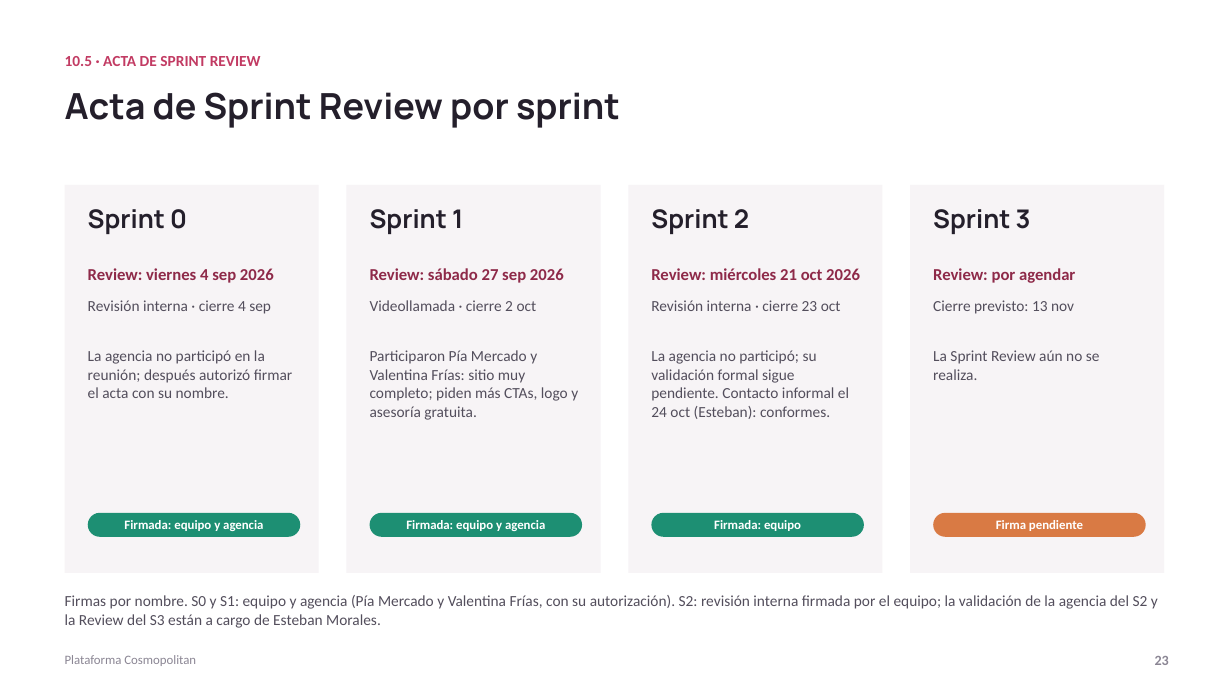
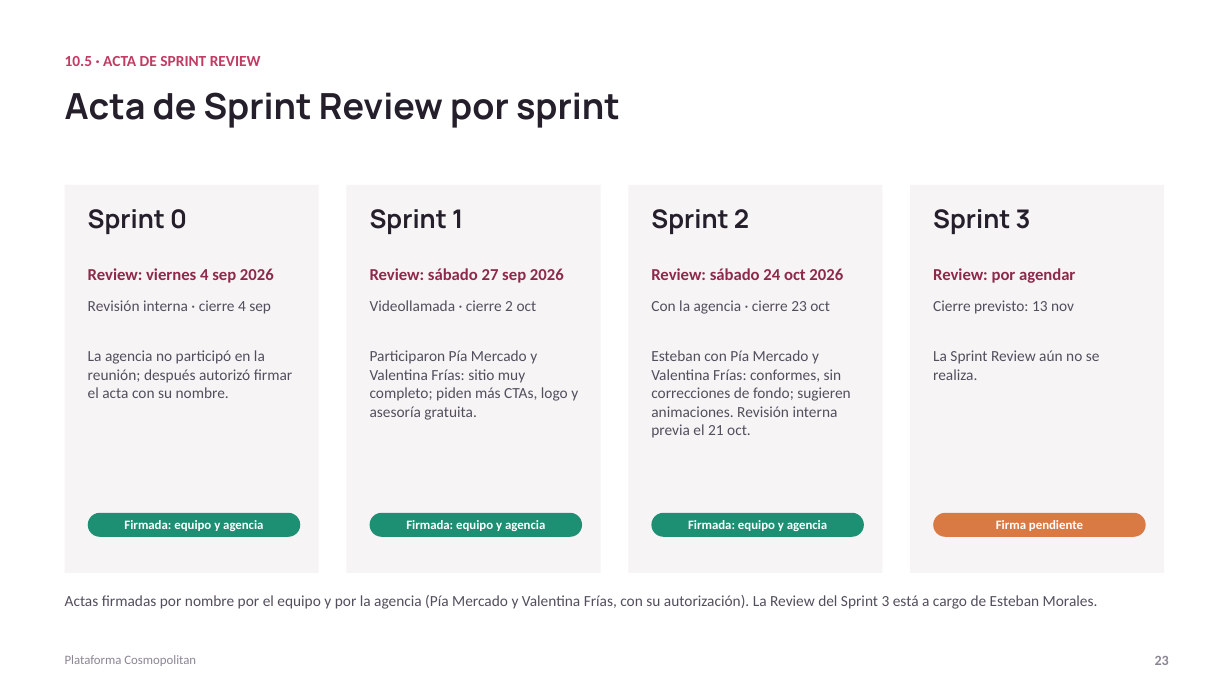
Before and after one commit to ChristianCuadra/capstone, a slide deck: slide 23 of Fase 2/Evidencias Proyecto/Presentación Proyecto.pptx. Drawn at 1232x693 pixels with LibreOffice and Linux fonts; fonts in the diff are those of the drawing. Boxes give left, top, right and bottom in pixels: in the first picture for what was removed or moved away, otherwise in the second. Text is boxed around its words. In the diff, an @@ line names an element or a change of style, - is before the commit and + after.

Commit message:
Sprint Review S2 con la agencia el 24 oct: acta con firmas de la agencia; Registro S2, Incrementos S2 y S3, Kanban y Sprint Backlog S3 y presentación al día

```diff
--- a/Fase 2/Evidencias Proyecto/Presentación Proyecto.pptx
+++ b/Fase 2/Evidencias Proyecto/Presentación Proyecto.pptx
@@ text at [651, 268, 843, 280]: text changed @@
-Review: miércoles 21 oct 2026
+Review: sábado 24 oct 2026
@@ text at [651, 300, 830, 314]: text changed @@
-Revisión interna · cierre 23 oct
+Con la agencia · cierre 23 oct
@@ text at [651, 350, 850, 438]: text changed @@
-La agencia no participó; su validación formal sigue pendiente. Contacto informal el 24 oct (Esteban): conformes.
+Esteban con Pía Mercado y Valentina Frías: conformes, sin correcciones de fondo; sugieren animaciones. Revisión interna previa el 21 oct.
@@ text in rounded rectangle at [688, 520, 827, 531]: text changed @@
-Firmada: equipo
+Firmada: equipo y agencia
@@ text at [65, 595, 1098, 609]: text changed @@
-Firmas por nombre. S0 y S1: equipo y agencia (Pía Mercado y Valentina Frías, con su autorización). S2: revisión interna firmada por el equipo; la validación de la agencia del S2 y la Review del S3 están a cargo de Esteban Morales.
+Actas firmadas por nombre por el equipo y por la agencia (Pía Mercado y Valentina Frías, con su autorización). La Review del Sprint 3 está a cargo de Esteban Morales.
```
Also in this commit, not shown: 2 other slides changed, 6 other files.
